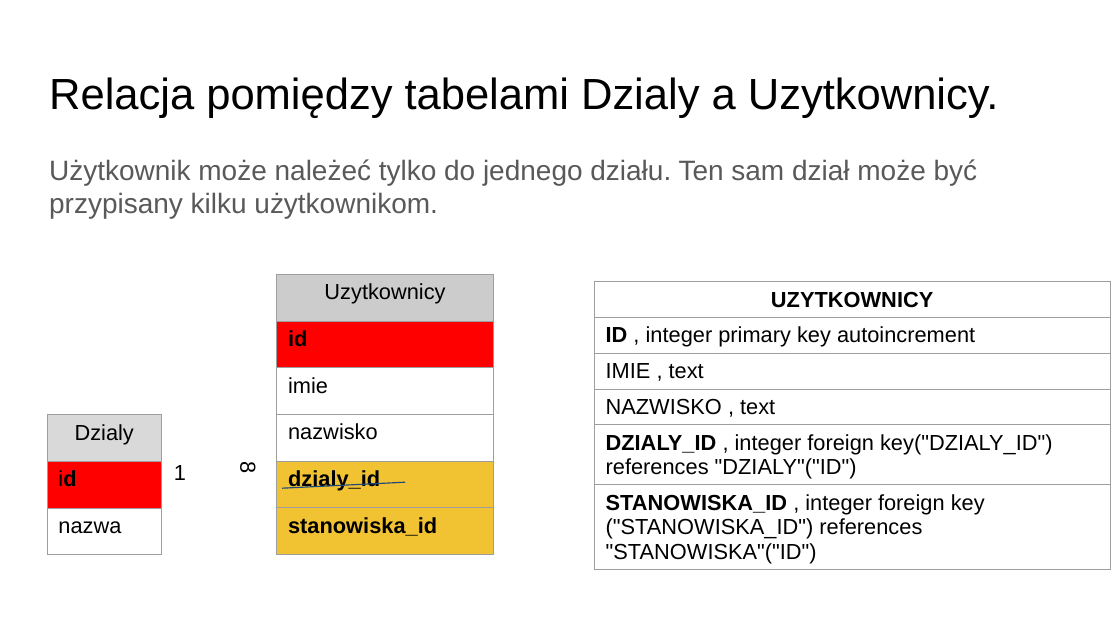
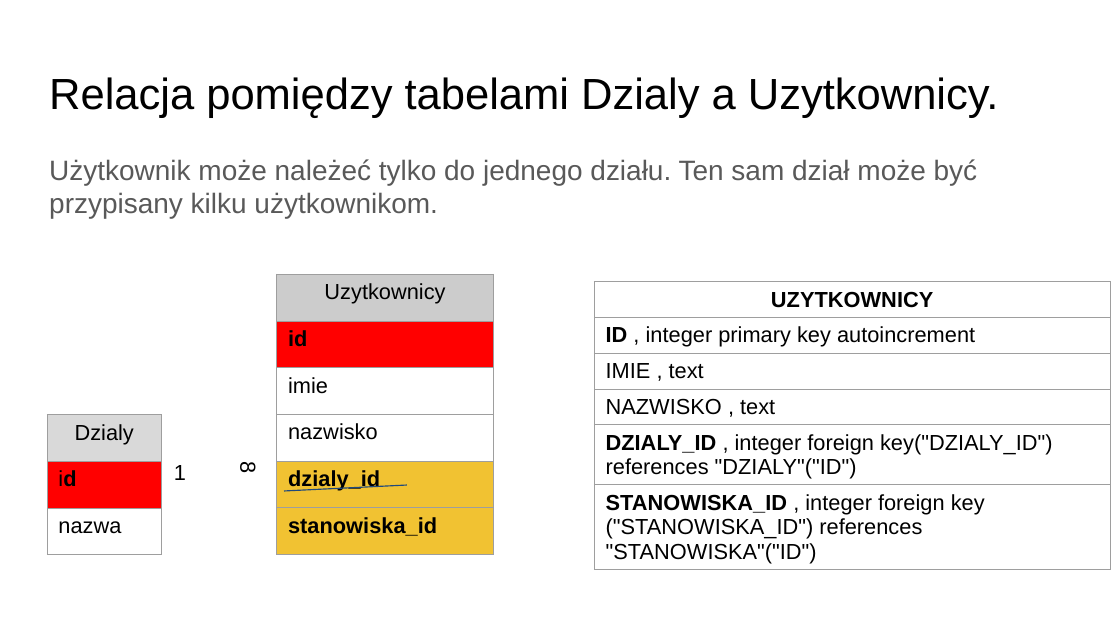
Before and after one commit to PrzemekN/wyposazenie, a slide deck: slide 6 of Projekt bazy danych Wyposazenie.pptx. Drawn at 1120x630 pixels with LibreOffice and Linux fonts; fonts in the diff are those of the drawing. Boxes give left, top, right and bottom in pixels: in the first picture for what was removed or moved away, otherwise in the second. Text is boxed around its words. In the diff, an @@ line names an element or a change of style, - is before the commit and + after.

```diff
--- a/Projekt bazy danych Wyposazenie.pptx
+++ b/Projekt bazy danych Wyposazenie.pptx
@@ freeform shape at box(284, 485, 408, 491): outline redrawn @@
```
Also in this commit, not shown: 5 other slides changed, 1 other file.
